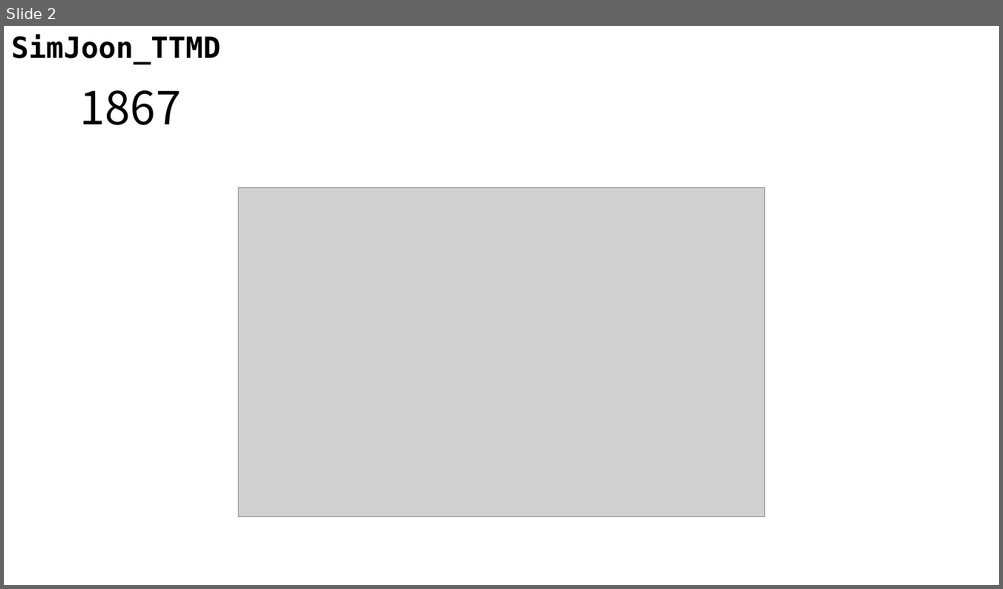
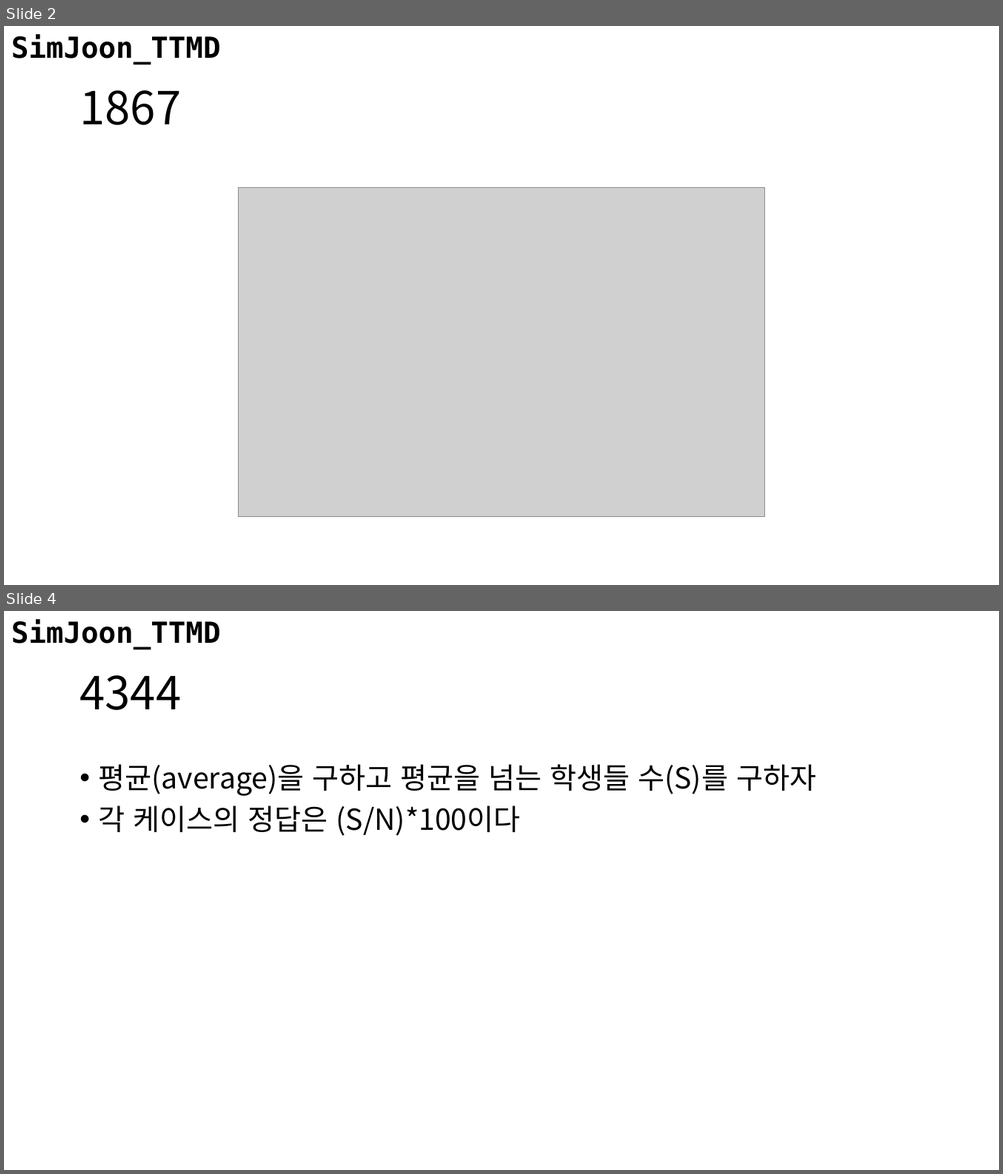
Before and after one commit to JoonSimJoon/2021_SHARC_Sunrin, a slide deck: 2021-1st/20210331/2021_03_31.pptx. Shown one above the other, each under a label of ours: slide 2 before the commit, slides 2 and 4 after it; the slides between them are not shown. The pictures are 1003x589 and 1003x1174 pixels, drawn with LibreOffice and Linux fonts; fonts in the diff are those of the drawing; grey boxes stand for pictures. Boxes give left, top, right and bottom in pixels: in the first picture for what was removed or moved away, otherwise in the second. Text is boxed around its words. In the diff, an @@ line names an element or a change of style, - is before the commit and + after.

```diff
--- a/2021-1st/20210331/2021_03_31.pptx
+++ b/2021-1st/20210331/2021_03_31.pptx
@@ slide 4 added at (4,611,999,1170), background #FFFFFF; not listed: 1 template element that a slide beside it also shows @@
@@ title added at (79,675,181,710), 44 pt, text #000000 @@
+4344
@@ text added at (99,764,816,836), 28 pt, text #000000 @@
+• 평균(average)을 구하고 평균을 넘는 학생들 수(S)를 구하자
+• 각 케이스의 정답은 (S/N)*100이다
```
Also in this commit, not shown: 4 other slides added.
